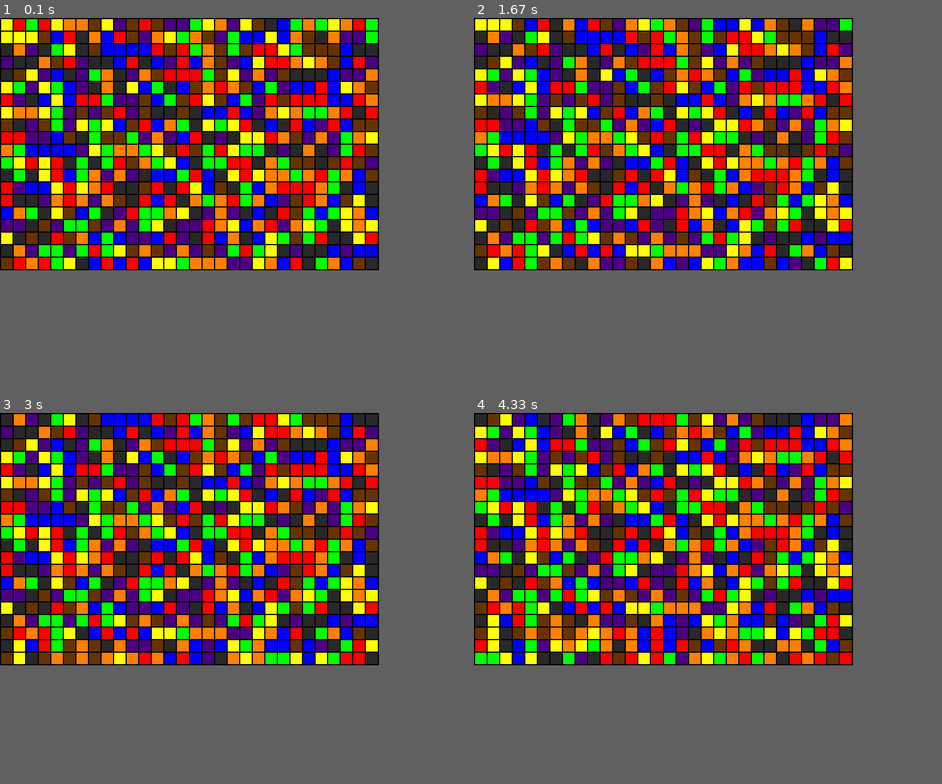
Above: before the commit, frames 1-4 (two rows, left to right).
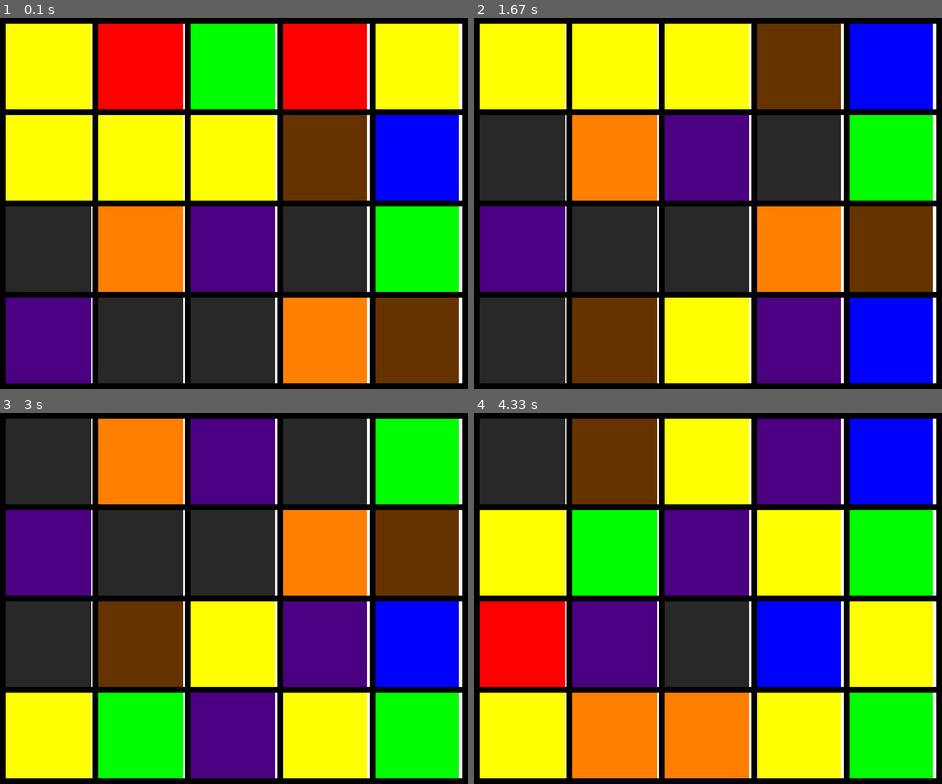
Above: after the commit, the same moments.

Repository: jduffey/watchgirl
Game: pygame game, started from pygametest.py
The game is run twice, just before and just after one commit, with the same random seed, the same clock (stepped at 60 frames per second) and the same inputs.
Inputs:
- Up to frame 1 (0.1 s): no input
- Up to frame 2 (1.67 s): no input
- Up to frame 3 (3 s): no input
- Up to frame 4 (4.33 s): no input
In our replay, the window is 664x442 before the commit and 820x650 after it. These sizes can differ from the game's own. Grey fills any space a smaller window leaves; there, only what the larger window draws over its background counts as a difference.

The runs differ from the first frame. In frame 1, 82% of the frame differs, in the area x 0-100%, y 0-100%; in frame 2, 87%; in frame 3, 81%; in frame 4, 82%.

Commit message:
Remove unused import

Diff:
--- a/pygametest.py
+++ b/pygametest.py
@@ -1,7 +1,6 @@
 import pygame
 from pygame.locals import *
 import time
-import random
 import jedhash
 
 SECRET = "PRIVATE_KEY_GOES_HERE"
@@ -9,11 +8,11 @@
 
 WINDOW_TITLE = 'Identifier #580CD2E889BD - Onett Art Museum Main Entrance'
 
-BORDER_THICKNESS = 2
-SQUARE_WIDTH = 20
+BORDER_THICKNESS = 10
+SQUARE_WIDTH = 150
 
-NUMBER_OF_COLUMNS = 30
-NUMBER_OF_ROWS = 20
+NUMBER_OF_COLUMNS = 5
+NUMBER_OF_ROWS = 4
 
 APP_X_SIZE = BORDER_THICKNESS + NUMBER_OF_COLUMNS * ( SQUARE_WIDTH + BORDER_THICKNESS )
 APP_Y_SIZE = BORDER_THICKNESS + NUMBER_OF_ROWS * ( SQUARE_WIDTH + BORDER_THICKNESS )
